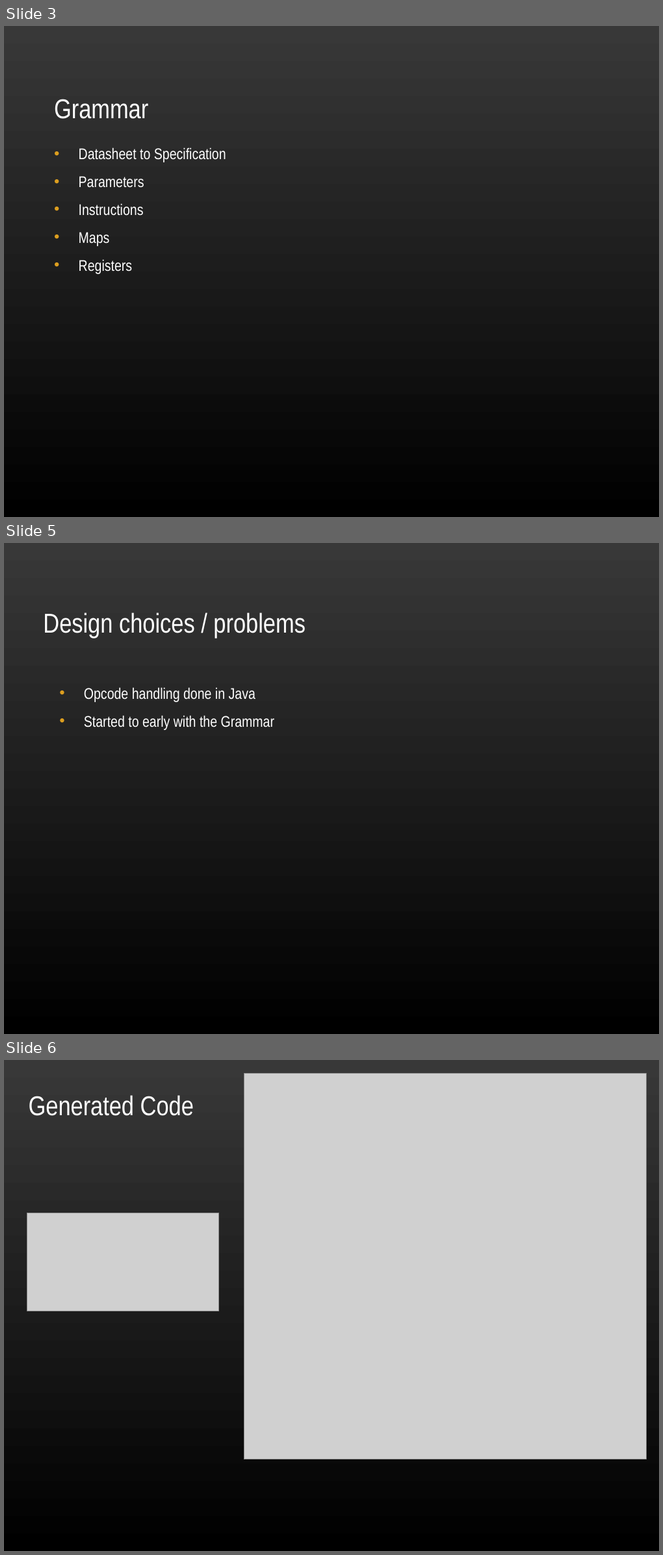
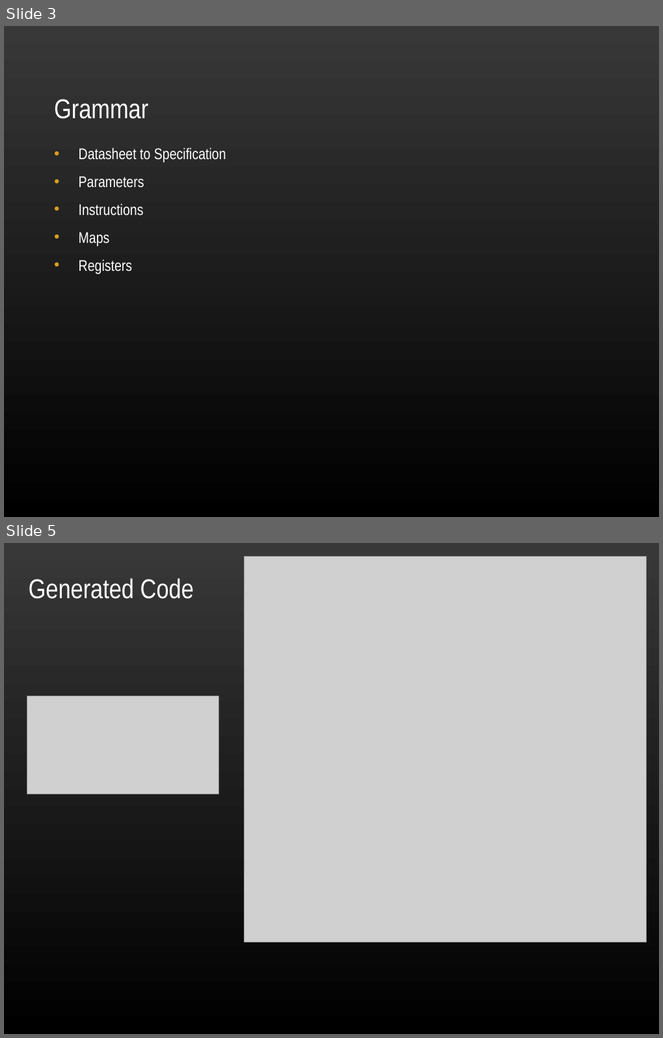
Before and after one commit to ekohl/essig, a slide deck: presentation/essig.ppt. Shown one above the other, each under a label of ours: slides 3, 5 and 6 before the commit, slides 3 and 5 after it; the slides between them are not shown. The pictures are 663x1555 and 663x1038 pixels, drawn with LibreOffice and Linux fonts; fonts in the diff are those of the drawing; grey boxes stand for pictures; background and template pictures are left out. Boxes give left, top, right and bottom in pixels: in the first picture for what was removed or moved away, otherwise in the second. Text is boxed around its words. In the diff, an @@ line names an element or a change of style, - is before the commit and + after.

```diff
--- a/presentation/essig.ppt
+++ b/presentation/essig.ppt
@@ slide 5 removed at box(4, 543, 659, 1034), background picture (left out) @@
@@ title removed at box(43, 613, 305, 638) @@
-Design choices / problems
@@ text removed at box(84, 687, 274, 730) @@
-• Opcode handling done in Java
-• Started to early with the Grammar
@@ what was slide 6 is now slide 5 @@
```
Also in this commit, not shown: 5 slides changed.
